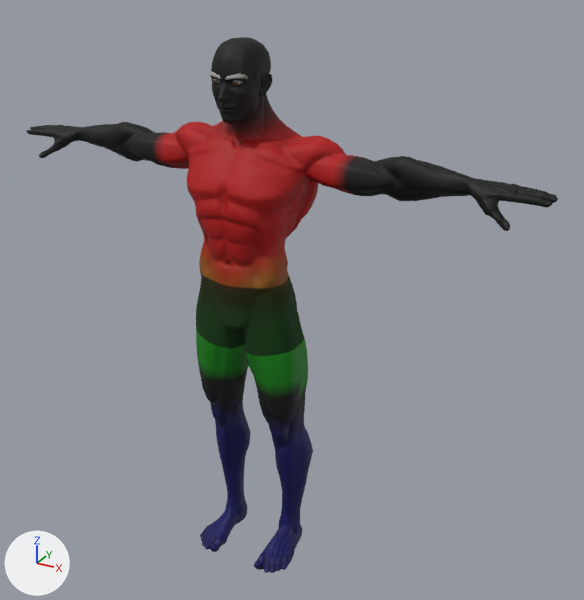
Before and after pictures for a commit that changed the glTF model assets/characters/ubc_male.glb.
Rendered twice from a 50 mm lens placed at (1.303, -2.058, 2.055), pointed at (0.112, 0.108, 0.972). Lighting does not change. The marker at lower left points along +X, +Y and +Z. The picture after the commit comes second. Vertices at exactly the same position are counted once.

The scene before the commit, as lines of its bpy script (objects in view):
```python
me_body = bpy.data.meshes.new('Body')
me_body.from_pydata(...)  # 6285 vertices, 12566 faces; spans x -0.93..0.93, y -0.13..0.16, z -0.01..1.81
me_body.materials.append(mat_skin)
ob_body = bpy.data.objects.new('Body', me_body)
ob_body.location = (0.0, 0.0, 0.0)
```
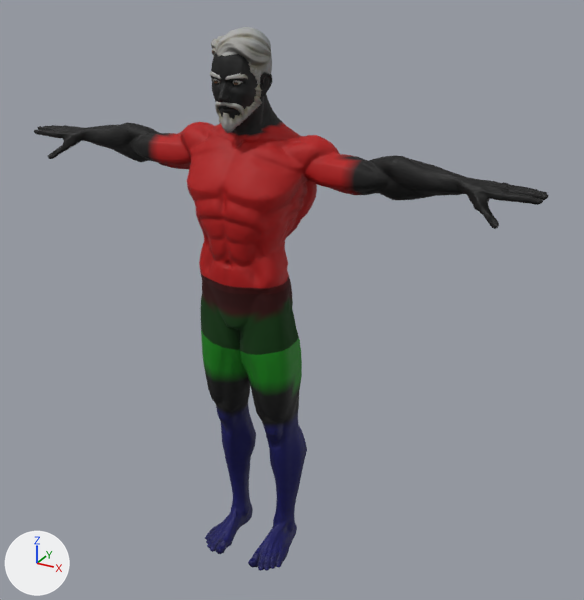
Location of each change, [x1, y1, x2, y2] in pixels of the pictures (584 x 600 px; the box of a moved part takes in the faces that stretch with it):
'Body', reshaped, recoloured
    before: [27, 37, 558, 573]
    after: [34, 54, 549, 571]
'Hair_SimpleParted', added
    after: [211, 27, 272, 84]
'Hair_Beard', added
    after: [215, 84, 262, 133]
'Hair_Buzzed', added (mostly hidden)
    after: [213, 52, 272, 84]
part 1 of me_body, moved or reshaped
    before: [27, 122, 558, 231]
    after: [34, 122, 549, 229]
part 2 of me_body, moved or reshaped
    before: [244, 304, 313, 573]
    after: [240, 303, 307, 571]
part 3 of me_body, moved or reshaped
    before: [236, 283, 297, 337]
    after: [235, 282, 293, 336]
part 4 of me_body, moved or reshaped
    before: [196, 285, 243, 334]
    after: [200, 287, 240, 335]
part 5 of me_body, moved or reshaped
    before: [196, 307, 251, 552]
    after: [200, 308, 256, 554]
part 6 of me_body, recoloured
    both: [147, 96, 363, 450]

What changed in the scene script:
```text
Change me_body:
    used by ob_body; location = (0.0, 0.0, 0.0)
    remove me_body.from_pydata(...)  # 6285 vertices, 12566 faces; spans x -0.93..0.93, y -0.13..0.16, z -0.01..1.81
    add me_body.from_pydata(...)  # 6285 vertices, 12566 faces; spans x -0.9..0.9, y -0.13..0.16, z -0.01..1.81
    me_body part 1: 2362 of 6285 vertices moved; they spanned x -0.93..0.93, y -0.03..0.16, z 1.36..1.54 and now span x -0.9..0.9, y -0.02..0.16, z 1.36..1.54; mean shift (0.0, 0.01, 0.0); largest move (-0.79, 0.01, 1.39) -> (-0.75, 0.02, 1.39)
    me_body part 2: 800 of the vertices in x 0.01..0.2, y -0.13..0.16, z -0.01..0.97 are moved by (-0.02, 0.0, 0.0)
    me_body part 3: 45 of the vertices in x 0.01..0.16, y -0.09..0.15, z 0.87..1.04 are moved by (-0.01, 0.0, 0.0)
    me_body part 4: 45 of the vertices in x -0.16..-0.01, y -0.09..0.15, z 0.87..1.04 are moved by (0.01, 0.0, 0.0)
    me_body part 5: 800 of the vertices in x -0.2..-0.01, y -0.13..0.16, z -0.01..0.97 are moved by (0.02, 0.0, 0.0)
    me_body part 6: 2410 faces centred in x -0.38..0.38, y -0.11..0.16, z 0.35..1.65 are repainted in the vertex colours, in many colours
Add me_hair_beard:
    me_hair_beard.from_pydata(...)  # 596 vertices, 1034 faces; spans x -0.081..0.081, y -0.097..0.008, z 1.55..1.689
    me_hair_beard.materials.append(mat_hair)
Add me_hair_simpleparted:
    me_hair_simpleparted.from_pydata(...)  # 695 vertices, 1301 faces; spans x -0.085..0.09, y -0.079..0.108, z 1.661..1.84
    me_hair_simpleparted.materials.append(mat_hair)
Add me_hair_buzzed:
    me_hair_buzzed.from_pydata(...)  # 466 vertices, 830 faces; spans x -0.077..0.077, y -0.083..0.108, z 1.644..1.814
    me_hair_buzzed.materials.append(mat_hair)
Add ob_hair_beard:
    ob_hair_beard = bpy.data.objects.new('Hair_Beard', me_hair_beard)
    ob_hair_beard.location = (0.0, 0.0, 0.0)
Add ob_hair_simpleparted:
    ob_hair_simpleparted = bpy.data.objects.new('Hair_SimpleParted', me_hair_simpleparted)
    ob_hair_simpleparted.location = (0.0, 0.0, 0.0)
Add ob_hair_buzzed:
    ob_hair_buzzed = bpy.data.objects.new('Hair_Buzzed', me_hair_buzzed)
    ob_hair_buzzed.location = (0.0, 0.0, 0.0)
```
